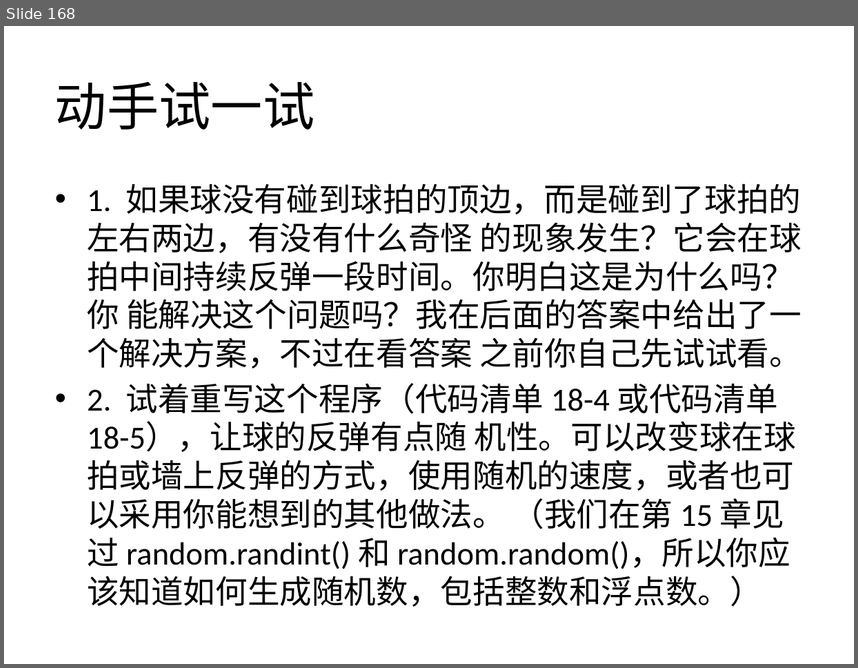
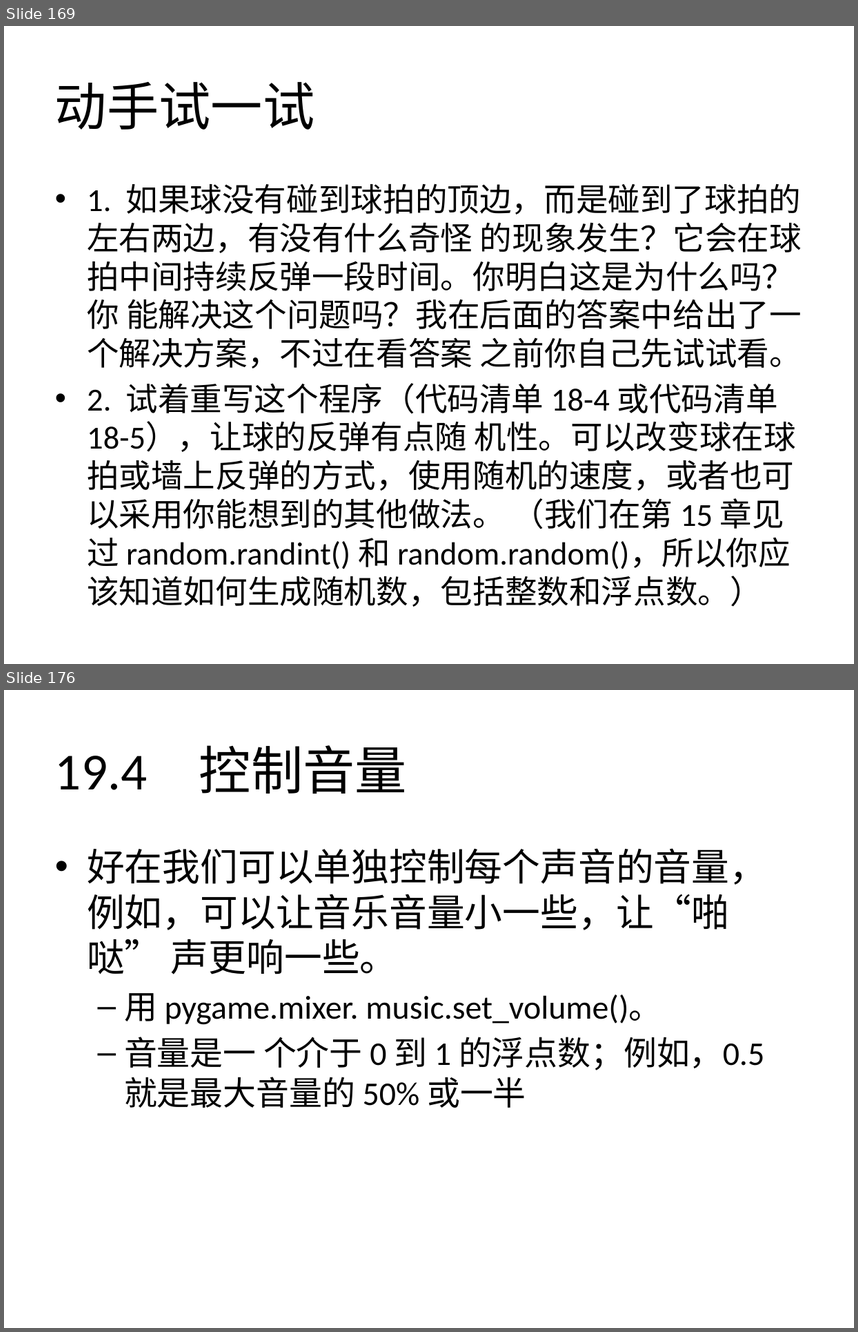
Before and after one commit to zhinan18/Python3, a slide deck: readme/Python3.pptx. Shown one above the other, each under a label of ours: slide 168 before the commit, slides 169 and 176 after it; the slides between them are not shown. The pictures are 858x668 and 858x1332 pixels, drawn with LibreOffice and Linux fonts; fonts in the diff are those of the drawing. Boxes give left, top, right and bottom in pixels: in the first picture for what was removed or moved away, otherwise in the second. Text is boxed around its words. In the diff, an @@ line names an element or a change of style, - is before the commit and + after.

```diff
--- a/readme/Python3.pptx
+++ b/readme/Python3.pptx
@@ slide 176 added at box(4, 690, 854, 1328), background #FFFFFF @@
@@ title added at box(55, 745, 407, 793), 44 pt, text #000000 @@
+19.4 控制音量
@@ text added at box(87, 848, 767, 1107), 28 pt, text #000000 @@
+• 好在我们可以单独控制每个声音的音量， 例如，可以让音乐音量小一些，让“啪哒” 声更响一些。
+  – 用 pygame.mixer. music.set_volume()。
+  – 音量是一 个介于 0 到 1 的浮点数；例如，0.5 就是最大音量的 50% 或一半
@@ what was slide 168 is now slide 169 @@
```
Also in this commit, not shown: 2 slides changed, 24 other slides added, 17 other files.
